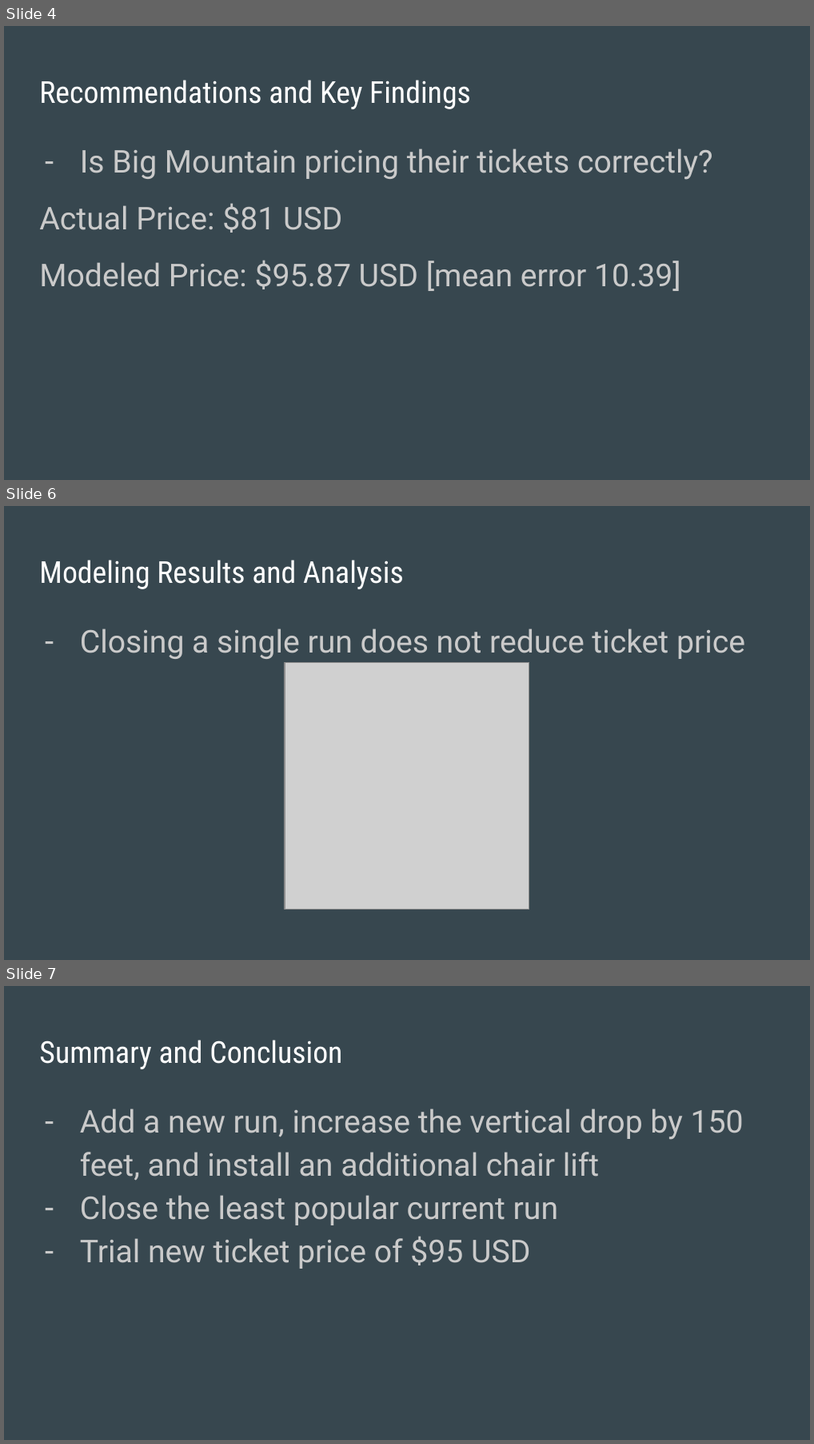
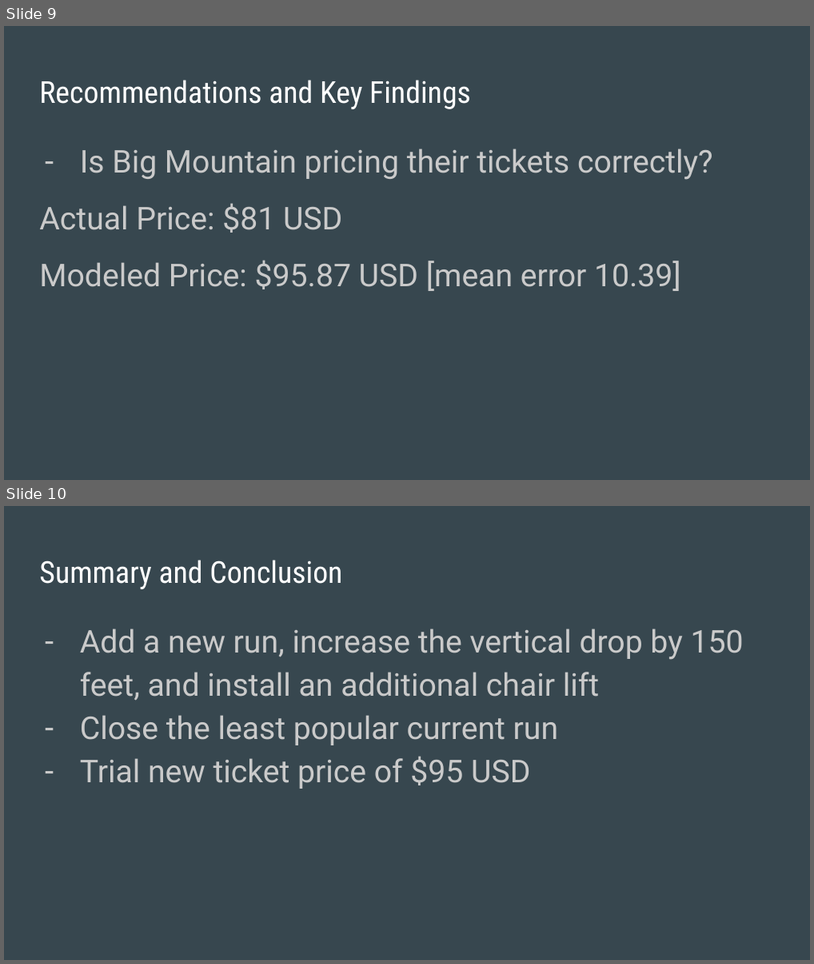
Before and after one commit to TheDemx27/DataScienceGuidedCapstone, a slide deck: Big Mountain Slide Deck.pptx. Shown one above the other, each under a label of ours: slides 4, 6 and 7 before the commit, slides 9 and 10 after it; the slides between them are not shown. The pictures are 814x1444 and 814x964 pixels, drawn with LibreOffice and Linux fonts; fonts in the diff are those of the drawing; grey boxes stand for pictures. Boxes give left, top, right and bottom in pixels: in the first picture for what was removed or moved away, otherwise in the second. Text is boxed around its words. In the diff, an @@ line names an element or a change of style, - is before the commit and + after.

```diff
--- a/Big Mountain Slide Deck.pptx
+++ b/Big Mountain Slide Deck.pptx
@@ slide 6 removed at box(4, 506, 810, 960), background #37474F @@
@@ title removed at box(39, 560, 404, 589) @@
-Modeling Results and Analysis
@@ text removed at box(80, 628, 746, 659) @@
-– Closing a single run does not reduce ticket price
@@ picture removed at box(285, 662, 530, 908) @@
@@ what was slide 4 is now slide 9 @@
@@ what was slide 7 is now slide 10 @@
```
Also in this commit, not shown: 1 slide changed, 4 slides added.
